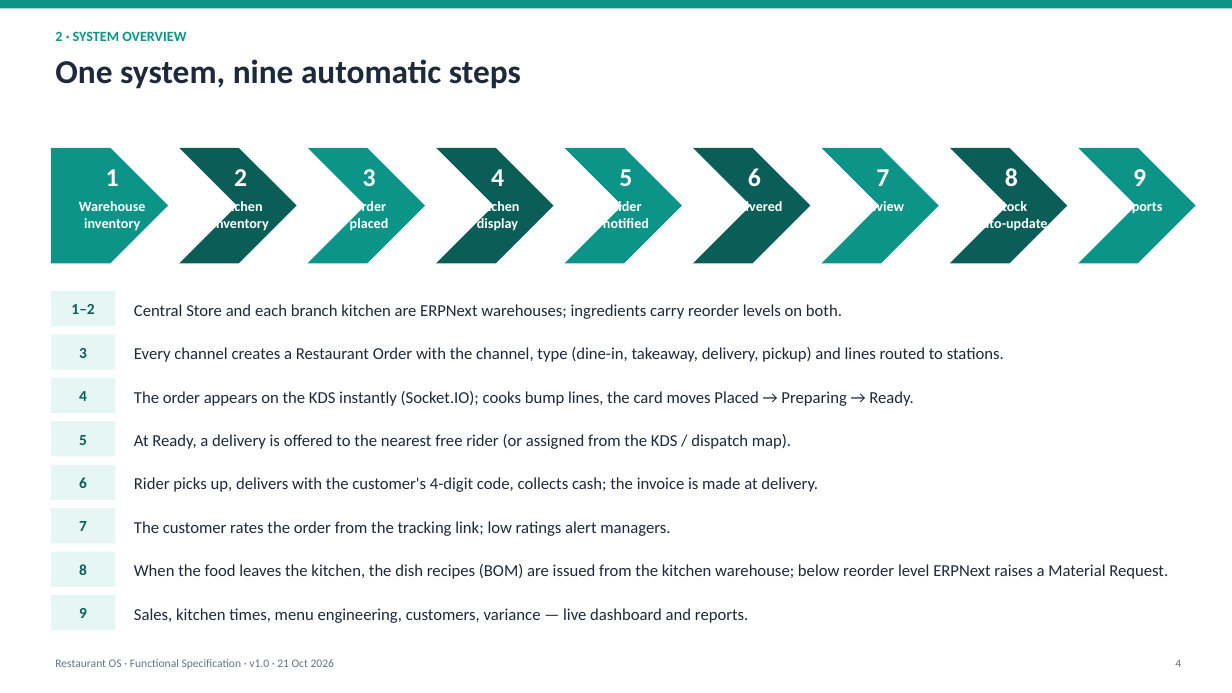
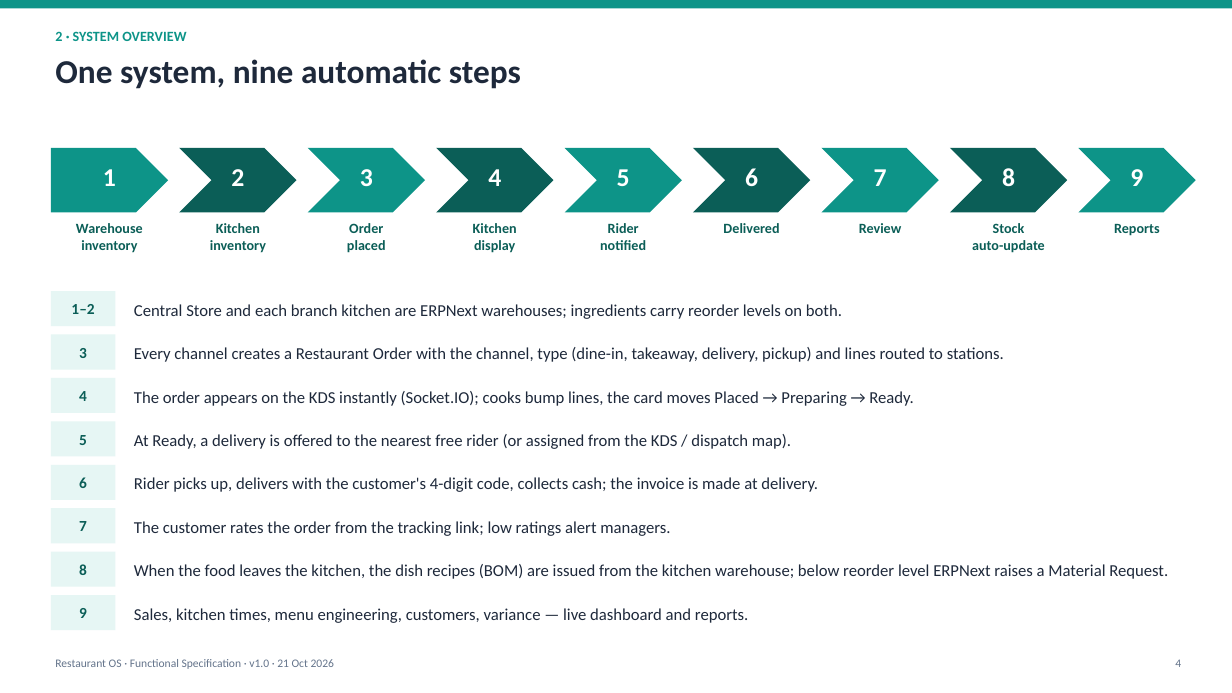
Before and after one commit to maqmalak/restaurant_os, a slide deck: slide 4 of docs/Restaurant_OS_FSD.pptx. Drawn at 1232x693 pixels with LibreOffice and Linux fonts; fonts in the diff are those of the drawing. Boxes give left, top, right and bottom in pixels: in the first picture for what was removed or moved away, otherwise in the second. Text is boxed around its words. In the diff, an @@ line names an element or a change of style, - is before the commit and + after.

```diff
--- a/docs/Restaurant_OS_FSD.pptx
+++ b/docs/Restaurant_OS_FSD.pptx
@@ pentagon arrow: place and size @@
-pentagon arrow at box(51, 148, 168, 263)
+pentagon arrow at box(51, 148, 168, 213)
@@ chevron: place and size @@
-chevron at box(179, 148, 297, 263)
+chevron at box(179, 148, 297, 213)
@@ chevron: place and size @@
-chevron at box(308, 148, 425, 263)
+chevron at box(308, 148, 425, 213)
@@ chevron: place and size @@
-chevron at box(436, 148, 554, 263)
+chevron at box(436, 148, 554, 213)
@@ chevron: place and size @@
-chevron at box(565, 148, 682, 263)
+chevron at box(565, 148, 682, 213)
@@ chevron: place and size @@
-chevron at box(693, 148, 811, 263)
+chevron at box(693, 148, 811, 213)
@@ chevron: place and size @@
-chevron at box(822, 148, 939, 263)
+chevron at box(822, 148, 939, 213)
@@ chevron: place and size @@
-chevron at box(950, 148, 1067, 263)
+chevron at box(950, 148, 1067, 213)
@@ chevron: place and size @@
-chevron at box(1079, 148, 1196, 263)
+chevron at box(1079, 148, 1196, 213)
@@ text "Warehouse": place and size @@
-text "Warehouse" at box(79, 201, 146, 231)
+text "Warehouse" at box(76, 223, 143, 253)
@@ text "Kitchen": place and size @@
-text "Kitchen" at box(213, 199, 269, 231)
+text "Kitchen" at box(210, 223, 266, 253)
@@ text "Order": place and size @@
-text "Order" at box(350, 199, 389, 231)
+text "Order" at box(347, 223, 386, 253)
@@ text "Kitchen": place and size @@
-text "Kitchen" at box(475, 199, 519, 231)
+text "Kitchen" at box(473, 223, 517, 253)
@@ text colour #FFFFFF to #0B5E57 in 9 elements at box(723, 223, 779, 233), box(859, 223, 902, 233), box(972, 223, 1045, 253), box(1114, 224, 1160, 236), box(76, 223, 143, 253), box(210, 223, 266, 253), box(347, 223, 386, 253), box(473, 223, 517, 253), box(600, 223, 646, 250) @@
@@ text "Rider": place and size @@
-text "Rider" at box(603, 199, 649, 228)
+text "Rider" at box(600, 223, 646, 250)
@@ text "Delivered": place and size @@
-text "Delivered" at box(726, 199, 782, 215)
+text "Delivered" at box(723, 223, 779, 233)
@@ text "Review": place and size @@
-text "Review" at box(862, 199, 905, 215)
+text "Review" at box(859, 223, 902, 233)
@@ text "Stock": place and size @@
-text "Stock" at box(975, 199, 1048, 232)
+text "Stock" at box(972, 223, 1045, 253)
@@ text "Reports": place and size @@
-text "Reports" at box(1117, 199, 1163, 215)
+text "Reports" at box(1114, 224, 1160, 236)
```
Also in this commit, not shown: 5 other slides changed, 1 other file.
